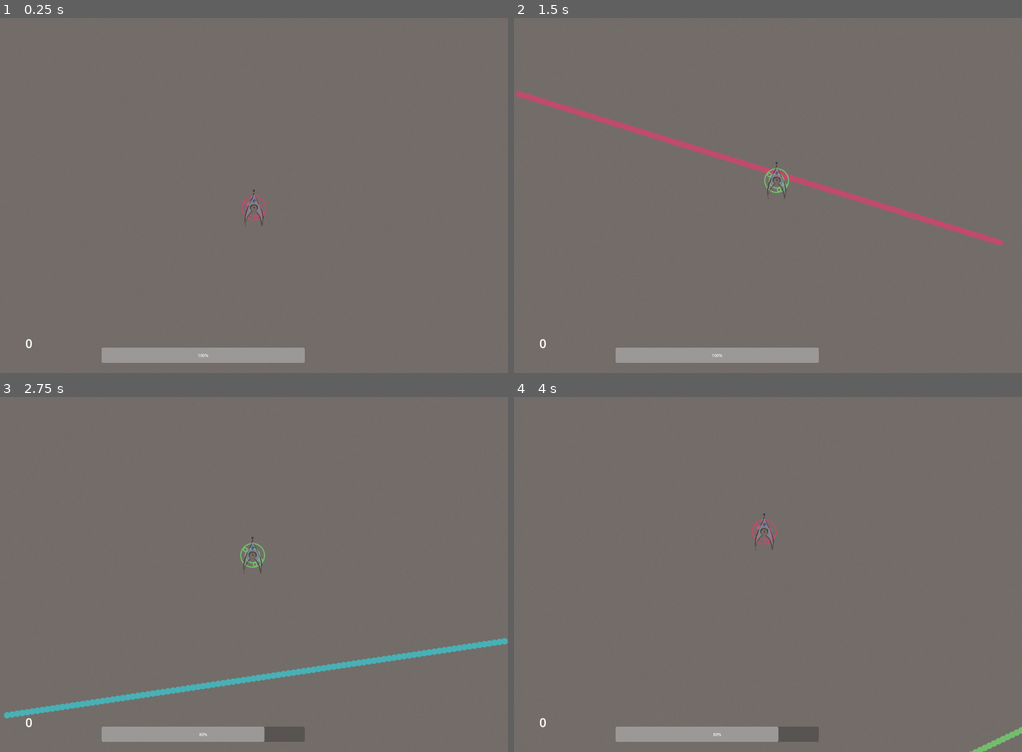
Above: before the commit, frames 1-4 (two rows, left to right).
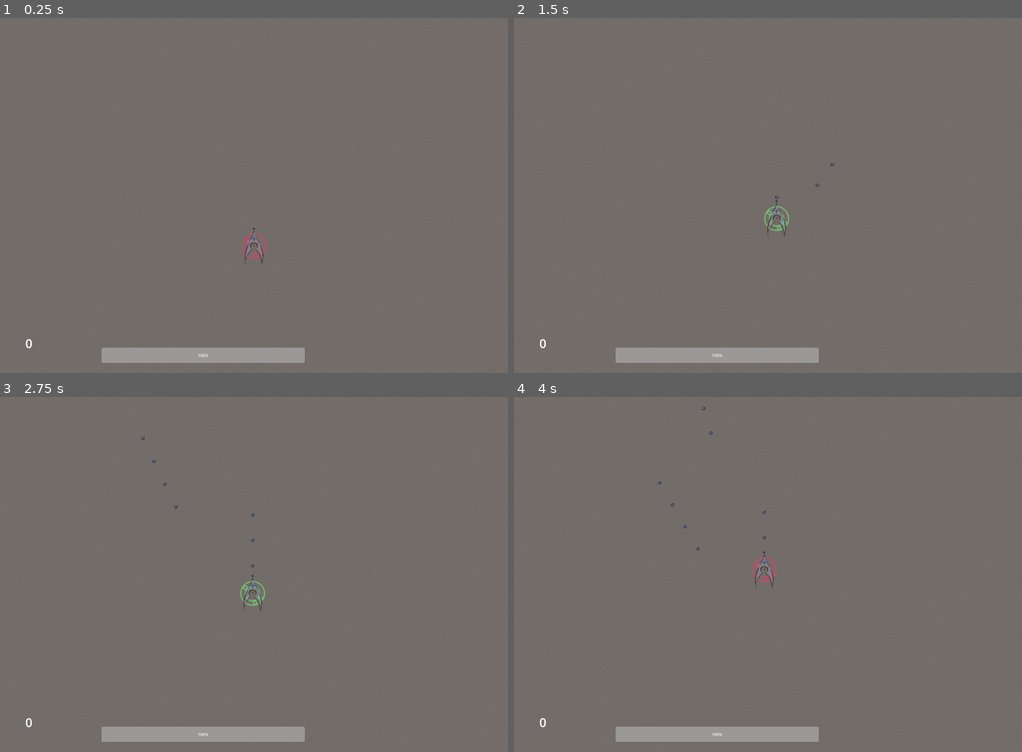
Above: after the commit, the same moments.

Repository: AustereTriceratops/BulletHellEngine
Game: Godot game, scene res://levels/test_levels/ShieldTesting.tscn
The game is run twice, just before and just after one commit, with the same random seed, the same clock (stepped at 60 frames per second) and the same inputs. This scene is started directly instead of the project's main scene.
Inputs (mouse positions are in pixels of both pictures, inside the frame that each line leads up to):
- Up to frame 1 (0.25 s): no input
- Up to frame 2 (1.5 s): tap Enter at 0.5 s; move the mouse to (793, 195) at 0.52 s; hold W (player_up) from 0.53 s (still down); tap F (blue_shield) at 0.6 s; move the mouse to (742, 195) at 1.27 s; tap R (green_shield) at 1.35 s
- Up to frame 3 (2.75 s): keep holding W (player_up); move the mouse to (264, 567) at 2.02 s; hold Q (look_left) from 2.03 s (still down)
- Up to frame 4 (4 s): keep holding W (player_up); move the mouse to (762, 581) at 2.77 s; release Q (look_left) at 2.78 s; tap E (look_right) at 2.85 s; move the mouse to (803, 578) at 3.52 s; hold Shift (shift) from 3.53 s (still down)

The runs differ from the first frame. In frame 1, 0.4% of the frame differs, in the area x 47-53%, y 48-70%; in frame 2, 2.0%; in frame 3, 2.4%, in the area x 0-100%, y 11-98%; in frame 4, 0.9%.

Commit message:
player aim bug seems to be gone

Diff:
--- a/levels/test_levels/bullet_spawner.gd
+++ b/levels/test_levels/bullet_spawner.gd
@@ -5,6 +5,7 @@
 @onready var mainNode = get_tree().get_root().get_node('Level')
 @onready var bulletsNode
 
+var active = false
 var bulletDamage = 20
 var bulletSpeed = 800
 
@@ -45,6 +46,9 @@
     mainNode.ready.connect(_on_main_ready)
 
 func _process(delta):
+    if !active:
+        return
+
     if is_instance_valid(bulletsNode):
         spawn_bullets(delta)
 
--- a/player/player.gd
+++ b/player/player.gd
@@ -3,6 +3,8 @@
 signal health_changed(health, amt)
 signal rotated(rotation)
 signal moved(pos: Vector2)
+
+var active = true
 
 @export var bulletScene: PackedScene
 var bulletDamage = 10
@@ -14,7 +16,6 @@
 var bulletInterval = 0.2
 var maxBulletHits = 5
 var recoveryTime = 0.4
-var active = false
 
 var health = 100
 var activeShield = "red"
--- a/player/player_camera.gd
+++ b/player/player_camera.gd
@@ -1,7 +1,7 @@
 # TODO: should possibly be a child of Player
 extends Camera2D
 
-@export var OFFSET_FROM_PLAYER = Vector2(0, -100)
+@export var OFFSET_FROM_PLAYER = Vector2(0, -400)
 
 var trauma = 0.0
 var traumaDecay = 2.0
Not shown, changed: TODO.txt
